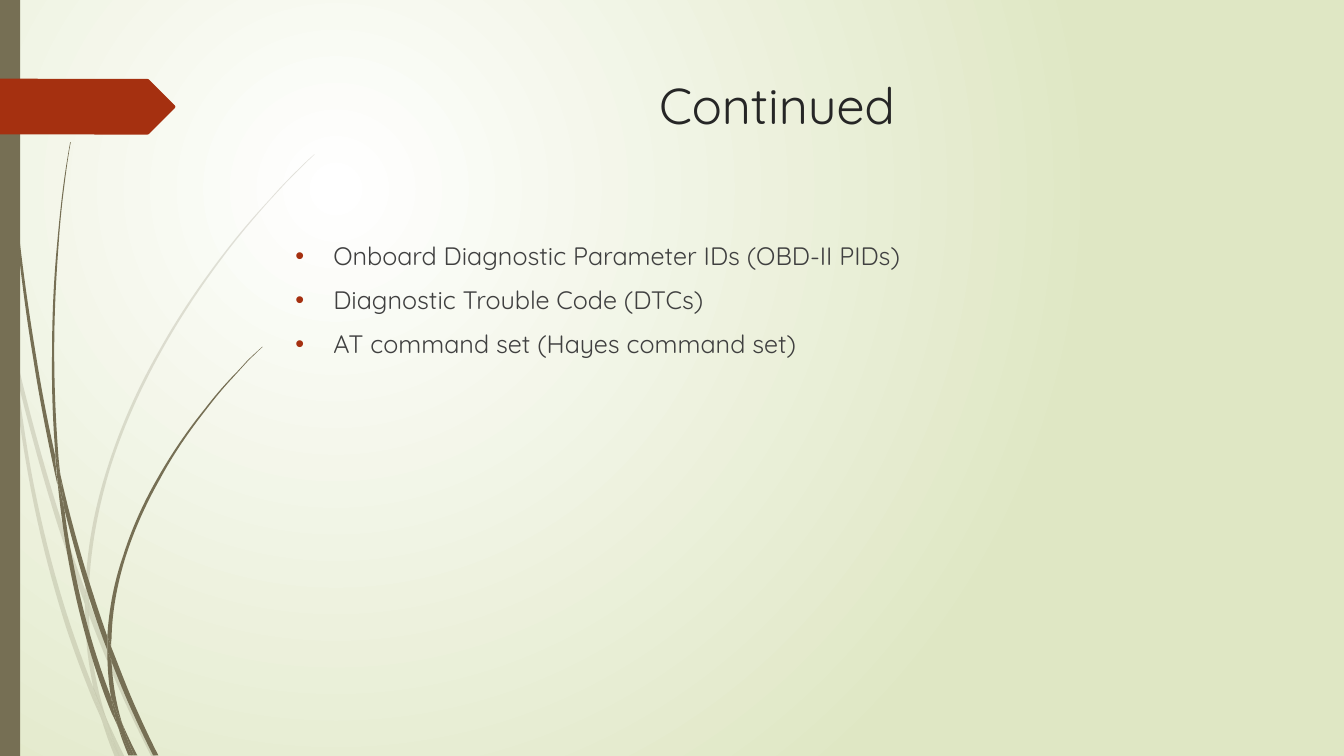
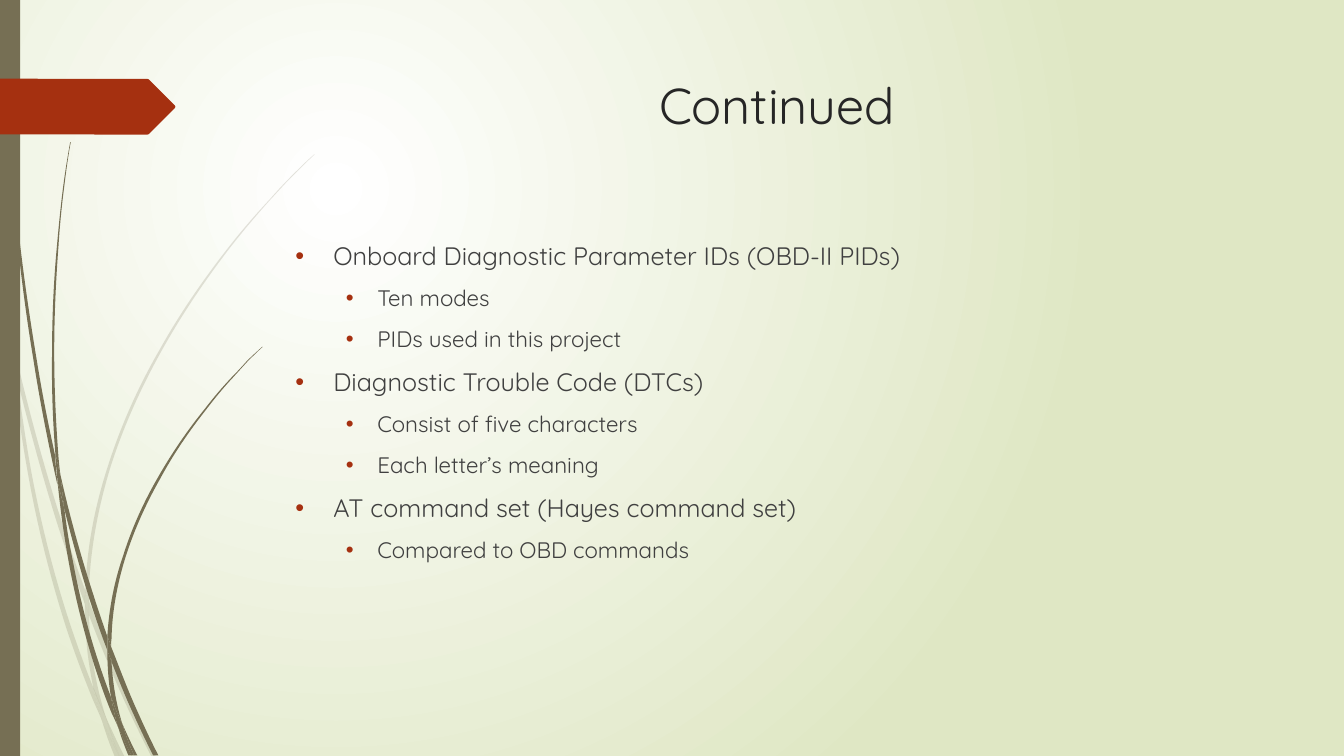
Before and after one commit to wangdezheng/RidingMechanic, a slide deck: slide 5 of Dezheng_Presentation.pptx (slide 4 before the commit). Drawn at 1344x756 pixels with LibreOffice and Linux fonts; fonts in the diff are those of the drawing. Boxes give left, top, right and bottom in pixels: in the first picture for what was removed or moved away, otherwise in the second. Text is boxed around its words. In the diff, an @@ line names an element or a change of style, - is before the commit and + after.

```diff
--- a/Dezheng_Presentation.pptx
+++ b/Dezheng_Presentation.pptx
@@ text at [377, 289, 621, 352]: paragraphs added @@
+  • Ten modes
+  • PIDs used in this project
@@ text at [377, 415, 638, 478]: paragraphs added @@
+  • Consist of five characters
+  • Each letter’s meaning
@@ text at [377, 541, 689, 563]: paragraph added @@
+  • Compared to OBD commands
```
Also in this commit, not shown: 2 other slides changed, 1 slide added, 1 other file.
